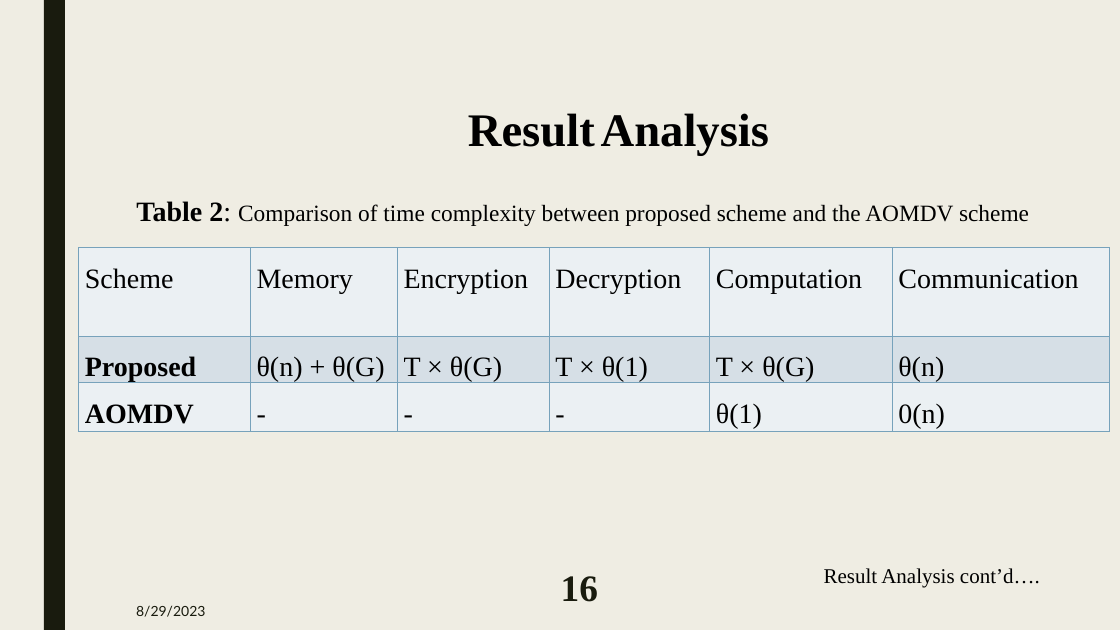
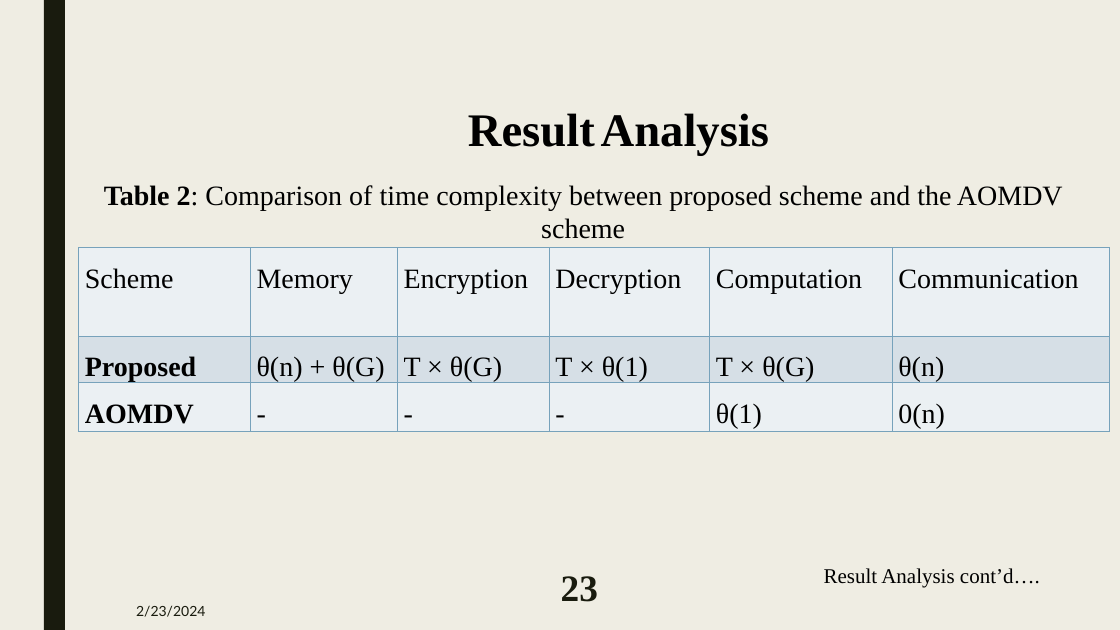
Before and after one commit to MAZHAR1807102/Thesis, a slide deck: slide 23 of 1807102-Predefence.pptx (slide 16 before the commit). Drawn at 1120x630 pixels with LibreOffice and Linux fonts; fonts in the diff are those of the drawing. Boxes give left, top, right and bottom in pixels: in the first picture for what was removed or moved away, otherwise in the second. Text is boxed around its words. In the diff, an @@ line names an element or a change of style, - is before the commit and + after.

```diff
--- a/1807102-Predefence.pptx
+++ b/1807102-Predefence.pptx
@@ text "Table 2: Comparison of time ...": place and size @@
-text "Table 2: Comparison of time ..." at [136, 201, 1029, 226]
+text "Table 2: Comparison of time ..." at [104, 185, 1063, 239]
@@ text "Table 2: Comparison of time ..." at [104, 185, 1063, 239]: size 20 to 24 pt @@
@@ page number at [561, 576, 598, 602]: text changed @@
-16
+23
@@ text at [136, 605, 205, 617]: text changed @@
-8/29/2023
+2/23/2024
```
Also in this commit, not shown: 22 other slides changed, 9 slides added, 25 other files.
